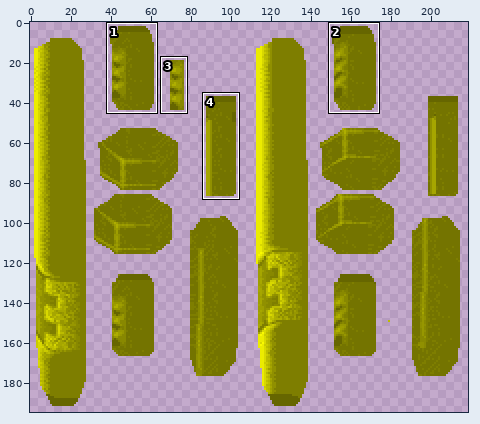
Edited in one commit: sprite sheet (qw/textures/models/g_rock_0.png). Above: a wide view before the commit, with the close-up outlined.
Close-up. The starting point:
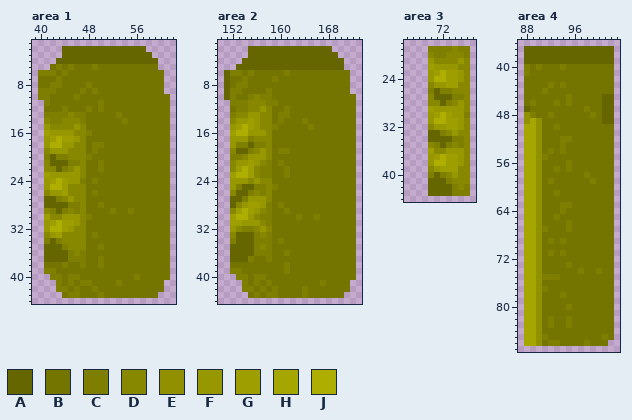
The file is 224x195 pixels. Colours within 5 levels of each other are drawn and written as one. Shown: area 1: x 39..62, y 1..44; area 2: x 150..173, y 1..44; area 3: x 66..77, y 18..44; area 4: x 87..103, y 36..87. The wide view leaves out empty margins. The commit also changed other parts of the picture, which this record leaves out.
Palette (. is transparent): A #666600  B #747400  C #7e7e00  D #888800  E #909000  F #979700  G #9e9e00  H #a6a600  J #aeae00
Pixels before, area 1, first column x 40:
 2 ....AAAAAAAAAAAAAA....
 3 ....AAAAAAAAAAAAAAA...
 4 ...AAAAAAAAAAAAAAAAA..
 5 ..BCBCBBBCBBBBBBBBBB..
 6 CCCBCBBBBBBBBBBBBBBBB.
 7 BBBCBBBBBBBBBBBBBBBBB.
 8 BBCCBBBBCBBBBBBBBBBBB.
 9 CCCBBBBCBCBBBBBBBBBBB.
10 CCBBBBCBBBBBBBBBBBBBBB
11 .CBBBBBBBBCBBBBBBBBBBB
12 .BBBCBBBCBCBBBBBBBBBBB
13 .CCCCDCCBBBBBCBBBBBBBB
14 .DCCDDDCBBBBBBCBBBBBBB
15 .FDDDDFDBBBBBBBBBBBBBB
16 .GFFFFDDCBBBBBBBBBBBBB
17 .FGJGGFDBBBBBBBBBBBBBB
18 .FJJFFDDBCCBBBBBBBBBBB
19 .DFFFDDDBCBBBBBBBBBBBB
20 .CACCDDDCBBBBBBBBBBBBB
21 .DAAACCDBBCBBBBBBBBBBB
22 .DDACDFDBBCBBBBBBBBBBB
23 .GFFFFFDBBBBBBBBBBBBBB
24 .FGJGFFCBCBBBBBBBBBBBB
25 .FJJGDDDBBBBBBBBBBBBBB
26 .DFFGDDDBCBBBBBBBBBBBB
27 .AACDFDDBBBBBBBBBBBBBB
28 .AAAACCDBBCBBBBBBBBBBB
29 .DCACDCDBBBBCBBCBBBBBB
30 .GDDFFFDCBBBBBBBBBBBBB
31 .FGJGGFDBBBBBBBBBBBBBB
32 .FJJGFDDBBBBBBBBBBBBBB
33 .DFGDDDDBCBBBBBBBBBBBB
34 .CACDDDDBBBBBBBBBBBBBB
35 .AAACDDDBBCBBBBBBBBBBB
36 .AAAACDCBBBBBBBBBBBBBB
37 .AAAACCCBBCBBBBBBBBBBB
38 .BBBCBBCBBCBBBBBBBBBBB
39 .CCBBBBBBBBBBBBBBBBBBB
40 ..CCBCCBBBBBBBBBCBBBBB
41 ...CBCBCCBBBBCBBBBBBB.
42 ...CCBCBBCBBBBBBBBBBB.
43 ....BCCBBBCBBBBBBBBB..
Pixels before, area 2, first column x 151:
 2 ....AAAAAAAAAAAAAA....
 3 ....AAAAAAAAAAAAAAA...
 4 ...AAAAAAAAAAAAAAAAA..
 5 ..AAAAAAAAAAAAAAAAAA..
 6 ACCBCBBBBBCBBBBBBBBBB.
 7 ABBCBBBBCBBBBBBBBBBBB.
 8 ABCCBBBBBBBBBBBBBBBBB.
 9 ACCBBBBCBBBBBBBBBBBBB.
10 ACBBCDCCBBBBBBBBBBBBBB
11 .CCCDDDCCBBBBBBBBBBBBB
12 .BCCDDFDBBCBBBBBBBBBBB
13 .CDDFFDDBCCBBBBBBBBBBB
14 .DFFGFDDBCBBBCBBBBBBBB
15 .FGJGFDDCBBBBBCBBBBBBB
16 .GJJFFFDBBBBBBBBBBBBBB
17 .FFFCDDDBBBBBBBBBBBBBB
18 .FCCACCDBBBBBBBBBBBBBB
19 .DAACDFDBCCBBBBBBBBBBB
20 .CCDFFFDBBBBBBBBBBBBBB
21 .DFFGFDCBCBBBBBBBBBBBB
22 .DGJGDCCBBCBBBBBBBBBBB
23 .GJJGDCCBBCBBBBBBBBBBB
24 .FFFDFDDBBBBBBBBBBBBBB
25 .FCAACCDCBBBBBBBBBBBBB
26 .DAACDCDBBBBBBBBBBBBBB
27 .AACFFFDBBBBBBBBBBBBBB
28 .ADFGGFCBCBBBBBBBBBBBB
29 .DGJGFDCBBCBBBBBBBBBBB
30 .GJJFDCCBBBBCBBCBBBBBB
31 .GGFFFDCBBBBBBBBBBBBBB
32 .FDCCDFDBBBBBBBBBBBBBB
33 .DAAACDCBBBBBBBBBBBBBB
34 .CAAACCCBCBBBBBBBBBBBB
35 .AAAACDCBBBBBBBBBBBBBB
36 .AAAACCCBBCBBBBBBBBBBB
37 .AAACBBCBBBBBBBBBBBBBB
38 .BBBBBBBBBCBBBBBBBBBBB
39 .CCBBBBBBBCBBBBBBBBBBB
40 ..CCBCCBBBBBBBBBBBBBBB
41 ...CBCBCBBBBBBBBCBBBB.
42 ...CCBCBCBBBBCBBBBBBB.
43 ....BCBCCBBBBCBBBBBB..
Pixels before, area 3, first column x 70:
19 CCCCDCC
20 DCCDDDC
21 FDDDDFD
22 GFFFFDD
23 FGJGGFD
24 FJJGGFD
25 DFFGGDD
26 CACCDDD
27 DAAACCD
28 DDACDFD
29 GFFFFFD
30 FGJGFFC
31 FJJGGFD
32 DFFGGFD
33 AACDFDD
34 AAAACCD
35 DCACDCD
36 GDDFFFD
37 FGJGGFD
38 FJJGGFD
39 DFGGGDD
40 CACDFDD
41 AAACDDD
42 AAAACDC
43 AAAACCC
Pixels before, area 4, first column x 88:
37 AAAAAAAAAAAAAAA
38 AAAAAAAAAAAAAAA
39 AAAAAAAAAAAAAAA
40 CBCBBBCBBBBBBBB
41 CBBBBBBBBBBBBBB
42 BBBBBBBBBBBBBBB
43 BBBBCBCBBBBBBBB
44 BBBCBBBBBBBBBBB
45 BBBBBBBCBBBBBAA
46 BCBBBCBCBBBBBAA
47 ABBBBBBBBBCBBAA
48 ECBBCBBBBBBCBAA
49 EHEBBBBBBBBBBAA
50 HHEBBCBBBBBBBBB
51 HHEBBBBBBBBBBBB
52 HHEBBBCCBBBBBBB
53 HHEBBBCBBBBBBBB
54 HHEBCBCBBBBBBBB
55 HHECBBBBBBBBBBB
56 HHEBBBBCBBBBBBB
57 HHEBBCBCBBBBBBB
58 HHEBBBBBBBCBBBB
59 HHEBCBBBBBBCBBB
60 HHEBBBBBBBBBBBB
61 HHEBBCBBBBBBBBB
62 HHEBBBBBBBBBBBB
63 HHEBBBCCBBBBBBB
64 HHEBBBCBBBBBBBB
65 HHEBBCBBBBBBBBB
66 HHEBBBBCBBBBBBB
67 HHECBBBCBBBBBBB
68 HHEBBBBBBBBBBBB
69 HHEBCBCBBBBBBBB
70 HHEBBBBBBBBBBBB
71 HHEBCBCBBBBBBBB
72 HHEBBBBBBBBBBBB
73 HHEBBBBCBBBBBBB
74 HHEBBBBBBCBBCBB
75 HHECCCBBBBBBBBB
76 HHEBBBBBBBBBBBB
77 HHECBBBBBBBBBBB
78 HHEBBBCBBBBBBBB
79 HHEBBBBBBBBBBBB
80 HHEBBBBCBBBBBBB
81 HHEBBBBBBBBBBBB
82 HHEBCBBCBBBBBBB
83 HHEBCBBCBBBBBBB
84 HHEBBBBBBBBBBBB
85 HHECBBBBBBBBBCB
86 HHEBCCBBBBCBBB.
The result:
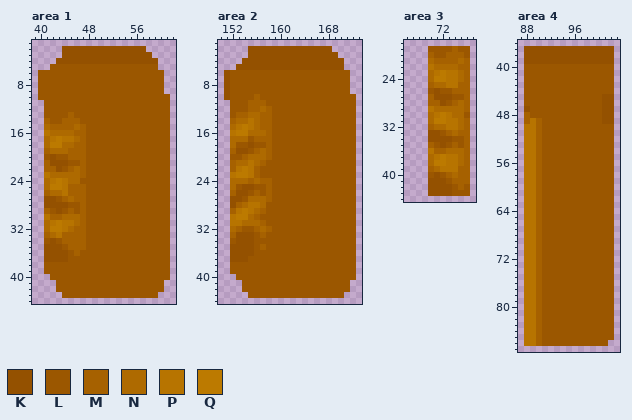
Colours new in this view: K #945100  L #9b5700  M #a66100  N #ae6a00  P #b77400  Q #bc7a00
Difference:
Changed rows in their new state; - is an unchanged pixel.
Area 1:
first column x 40:
 2 ----KKKKKKKKKKKKKK----
 3 ----KKKKKKKKKKKKKKK---
 4 ---KKKKKKKKKKKKKKKKK--
 5 --LLLLLLLLLLLLLLLLLL--
 6 LLLLLLLLLLLLLLLLLLLLL-
 7 LLLLLLLLLLLLLLLLLLLLL-
 8 LLLLLLLLLLLLLLLLLLLLL-
 9 LLLLLLLLLLLLLLLLLLLLL-
10 LLLLLLLLLLLLLLLLLLLLLL
11 -LLLLLLLLLLLLLLLLLLLLL
12 -LLLLLLLLLLLLLLLLLLLLL
13 -LLLLMLLLLLLLLLLLLLLLL
14 -MLLMMMLLLLLLLLLLLLLLL
15 -NMMMMNMLLLLLLLLLLLLLL
16 -PNNNNMMLLLLLLLLLLLLLL
17 -NPQPPNMLLLLLLLLLLLLLL
18 -NQQNNMMLLLLLLLLLLLLLL
19 -MNNNMMMLLLLLLLLLLLLLL
20 -LKLLMMMLLLLLLLLLLLLLL
21 -MKKKLLMLLLLLLLLLLLLLL
22 -MMKLMNMLLLLLLLLLLLLLL
23 -PNNNNNMLLLLLLLLLLLLLL
24 -NPQPNNLLLLLLLLLLLLLLL
25 -NQQPMMMLLLLLLLLLLLLLL
26 -MNNPMMMLLLLLLLLLLLLLL
27 -KKLMNMMLLLLLLLLLLLLLL
28 -KKKKLLMLLLLLLLLLLLLLL
29 -MLKLMLMLLLLLLLLLLLLLL
30 -PMMNNNMLLLLLLLLLLLLLL
31 -NPQPPNMLLLLLLLLLLLLLL
32 -NQQPNMMLLLLLLLLLLLLLL
33 -MNPMMMMLLLLLLLLLLLLLL
34 -LKLMMMMLLLLLLLLLLLLLL
35 -KKKLMMMLLLLLLLLLLLLLL
36 -KKKKLMLLLLLLLLLLLLLLL
37 -KKKKLLLLLLLLLLLLLLLLL
38 -LLLLLLLLLLLLLLLLLLLLL
39 -LLLLLLLLLLLLLLLLLLLLL
40 --LLLLLLLLLLLLLLLLLLLL
41 ---LLLLLLLLLLLLLLLLLL-
42 ---LLLLLLLLLLLLLLLLLL-
43 ----LLLLLLLLLLLLLLLL--
Area 2:
first column x 151:
 2 ----KKKKKKKKKKKKKK----
 3 ----KKKKKKKKKKKKKKK---
 4 ---KKKKKKKKKKKKKKKKK--
 5 --KKKKKKKKKKKKKKKKKK--
 6 KLLLLLLLLLLLLLLLLLLLL-
 7 KLLLLLLLLLLLLLLLLLLLL-
 8 KLLLLLLLLLLLLLLLLLLLL-
 9 KLLLLLLLLLLLLLLLLLLLL-
10 KLLLLMLLLLLLLLLLLLLLLL
11 -LLLMMMLLLLLLLLLLLLLLL
12 -LLLMMNMLLLLLLLLLLLLLL
13 -LMMNNMMLLLLLLLLLLLLLL
14 -MNNPNMMLLLLLLLLLLLLLL
15 -NPQPNMMLLLLLLLLLLLLLL
16 -PQQNNNMLLLLLLLLLLLLLL
17 -NNNLMMMLLLLLLLLLLLLLL
18 -NLLKLLMLLLLLLLLLLLLLL
19 -MKKLMNMLLLLLLLLLLLLLL
20 -LLMNNNMLLLLLLLLLLLLLL
21 -MNNPNMLLLLLLLLLLLLLLL
22 -MPQPMLLLLLLLLLLLLLLLL
23 -PQQPMLLLLLLLLLLLLLLLL
24 -NNNMNMMLLLLLLLLLLLLLL
25 -NLKKLLMLLLLLLLLLLLLLL
26 -MKKLMLMLLLLLLLLLLLLLL
27 -KKLNNNMLLLLLLLLLLLLLL
28 -KMNPPNLLLLLLLLLLLLLLL
29 -MPQPNMLLLLLLLLLLLLLLL
30 -PQQNMLLLLLLLLLLLLLLLL
31 -PPNNNMLLLLLLLLLLLLLLL
32 -NMLLMNMLLLLLLLLLLLLLL
33 -MKKKLMLLLLLLLLLLLLLLL
34 -LKKKLLLLLLLLLLLLLLLLL
35 -KKKKLMLLLLLLLLLLLLLLL
36 -KKKKLLLLLLLLLLLLLLLLL
37 -KKKLLLLLLLLLLLLLLLLLL
38 -LLLLLLLLLLLLLLLLLLLLL
39 -LLLLLLLLLLLLLLLLLLLLL
40 --LLLLLLLLLLLLLLLLLLLL
41 ---LLLLLLLLLLLLLLLLLL-
42 ---LLLLLLLLLLLLLLLLLL-
43 ----LLLLLLLLLLLLLLLL--
Area 3:
first column x 70:
19 LLLLMLL
20 MLLMMML
21 NMMMMNM
22 PNNNNMM
23 NPQPPNM
24 NQQPPNM
25 MNNPPMM
26 LKLLMMM
27 MKKKLLM
28 MMKLMNM
29 PNNNNNM
30 NPQPNNL
31 NQQPPNM
32 MNNPPNM
33 KKLMNMM
34 KKKKLLM
35 MLKLMLM
36 PMMNNNM
37 NPQPPNM
38 NQQPPNM
39 MNPPPMM
40 LKLMNMM
41 KKKLMMM
42 KKKKLML
43 KKKKLLL
Area 4:
first column x 88:
37 KKKKKKKKKKKKKKK
38 KKKKKKKKKKKKKKK
39 KKKKKKKKKKKKKKK
40 LLLLLLLLLLLLLLL
41 LLLLLLLLLLLLLLL
42 LLLLLLLLLLLLLLL
43 LLLLLLLLLLLLLLL
44 LLLLLLLLLLLLLLL
45 LLLLLLLLLLLLLKK
46 LLLLLLLLLLLLLKK
47 KLLLLLLLLLLLLKK
48 MLLLLLLLLLLLLKK
49 MPMLLLLLLLLLLKK
50 PPMLLLLLLLLLLLL
51 PPMLLLLLLLLLLLL
52 PPMLLLLLLLLLLLL
53 PPMLLLLLLLLLLLL
54 PPMLLLLLLLLLLLL
55 PPMLLLLLLLLLLLL
56 PPMLLLLLLLLLLLL
57 PPMLLLLLLLLLLLL
58 PPMLLLLLLLLLLLL
59 PPMLLLLLLLLLLLL
60 PPMLLLLLLLLLLLL
61 PPMLLLLLLLLLLLL
62 PPMLLLLLLLLLLLL
63 PPMLLLLLLLLLLLL
64 PPMLLLLLLLLLLLL
65 PPMLLLLLLLLLLLL
66 PPMLLLLLLLLLLLL
67 PPMLLLLLLLLLLLL
68 PPMLLLLLLLLLLLL
69 PPMLLLLLLLLLLLL
70 PPMLLLLLLLLLLLL
71 PPMLLLLLLLLLLLL
72 PPMLLLLLLLLLLLL
73 PPMLLLLLLLLLLLL
74 PPMLLLLLLLLLLLL
75 PPMLLLLLLLLLLLL
76 PPMLLLLLLLLLLLL
77 PPMLLLLLLLLLLLL
78 PPMLLLLLLLLLLLL
79 PPMLLLLLLLLLLLL
80 PPMLLLLLLLLLLLL
81 PPMLLLLLLLLLLLL
82 PPMLLLLLLLLLLLL
83 PPMLLLLLLLLLLLL
84 PPMLLLLLLLLLLLL
85 PPMLLLLLLLLLLLL
86 PPMLLLLLLLLLLL-
Where, in picture pixels (left, top, right, bottom), the same in both close-ups:
changed: (38, 46, 170, 298)
changed: (224, 46, 356, 298)
changed: (428, 46, 470, 196)
changed: (524, 46, 614, 346)
